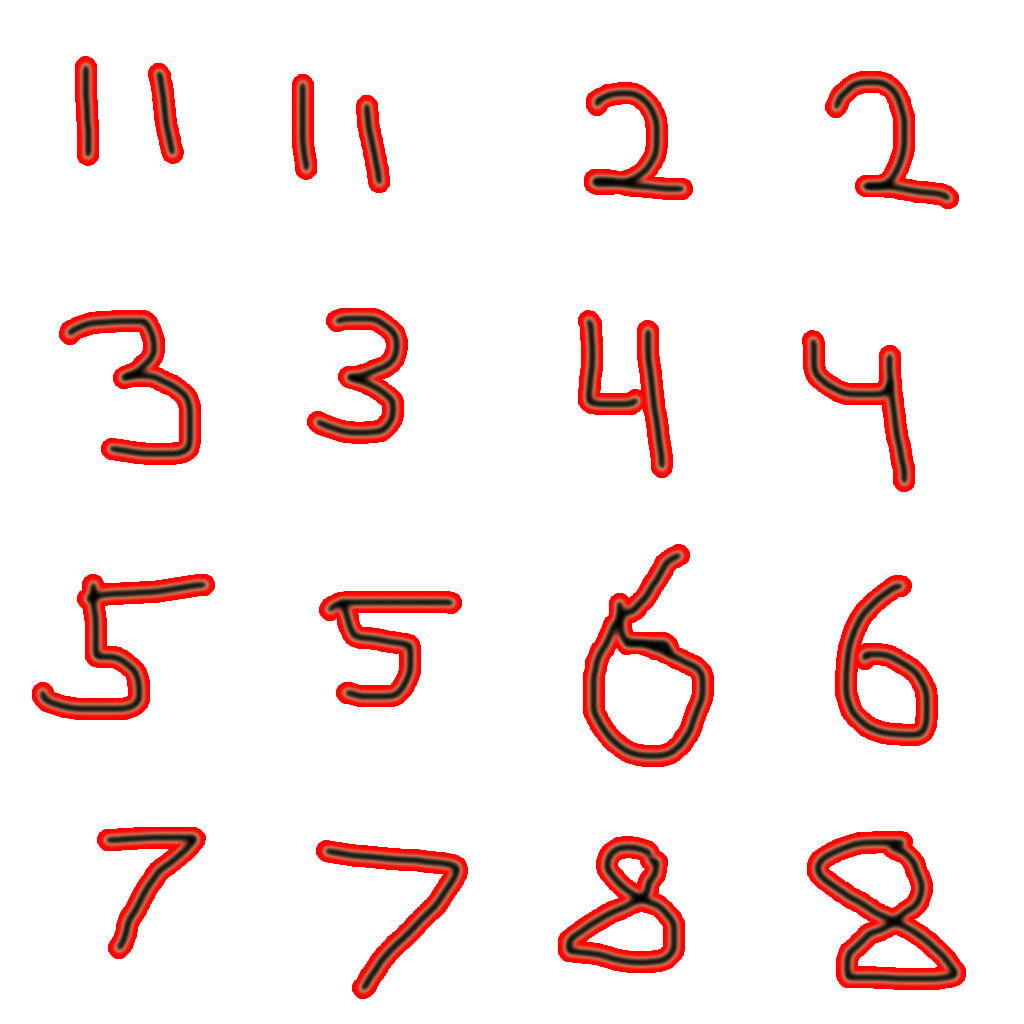
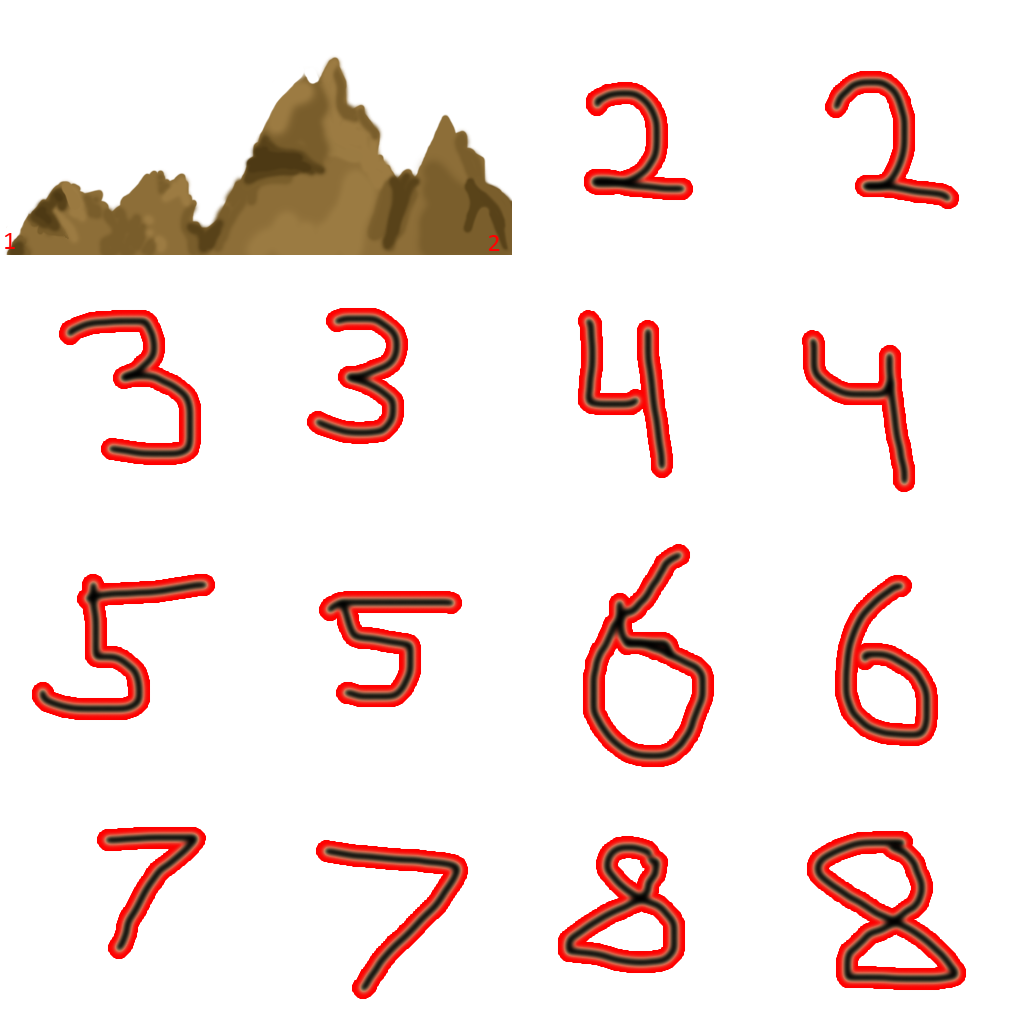
The second 1024×1024 image is a revision of the first. Changes to its layers:
added group "Top" with 3 layers above "0,0" over box(4, 199, 512, 255)
added layer "meassurements" in group "Top" over box(5, 233, 500, 251)
added group "0,0" with 2 layers above "Layer 1" over box(4, 55, 512, 255)
added layer "ground merged" in group "0,0" over box(4, 55, 512, 255)
painted on "Layer 1" over box(76, 57, 389, 192)
